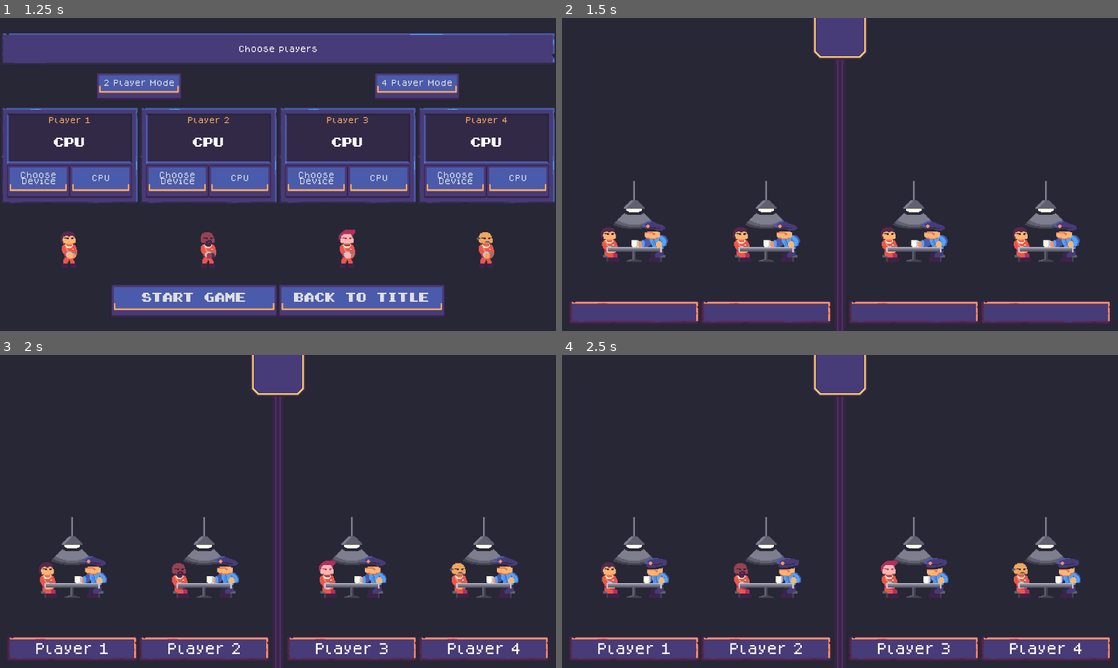
Above: before the commit, frames 1-4 (two rows, left to right).
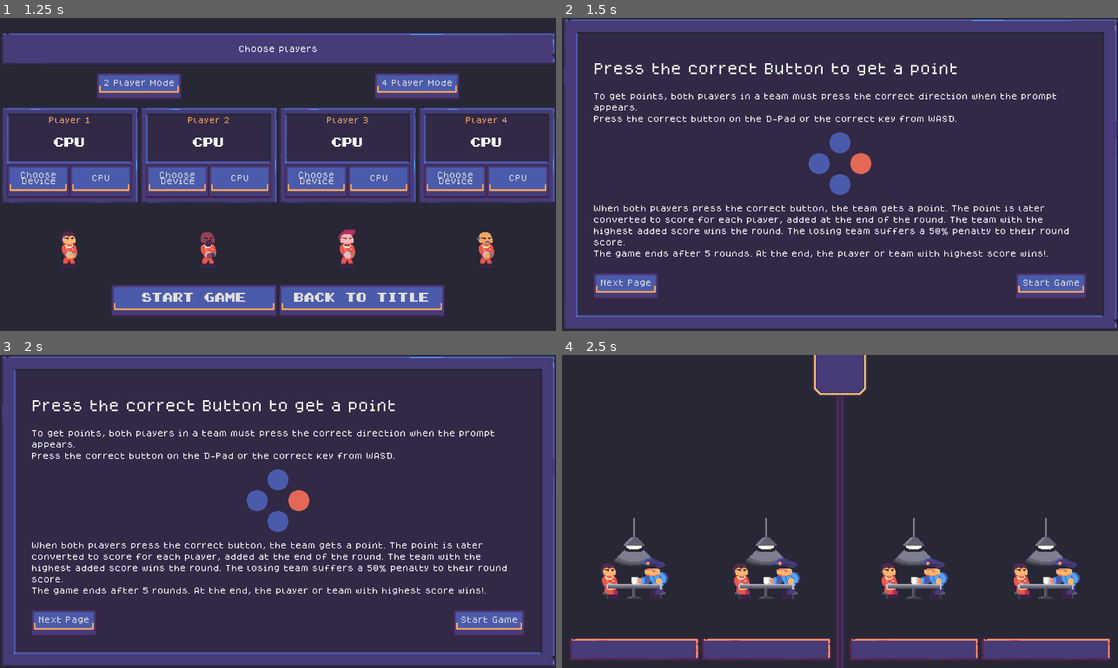
Above: after the commit, the same moments.

Repository: VileOar/js-final-proj
Game: Godot game, scene res://src/main_scenes/main_menu/main_menu.tscn
Same seed, same stepped clock (60 frames per second), same inputs: the game is played once before the commit and once after it.
Inputs (mouse positions are in pixels of both pictures, inside the frame that each line leads up to):
- Up to frame 1 (1.25 s): click "Start Game" at 0.5 s
- Up to frame 2 (1.5 s): click "Start Game" at 1.25 s
- Up to frame 3 (2 s): no input
- Up to frame 4 (2.5 s): click (1051, 624) at 2 s, where only the run after the commit has a clickable "Start Game"

Frame 1 is identical in both runs. In frame 2, 26% of the frame differs, in the area x 0-100%, y 0-100%; in frame 3, 27%; in frame 4, 3.9%.

Commit message:
added instructions

Diff:
--- a/src/autoloads/Global.gd
+++ b/src/autoloads/Global.gd
@@ -80,7 +80,7 @@
 
 func _ready():
 	_audio_player = AudioStreamPlayer.new()
-	_audio_player.volume_db = -30.0
+	_audio_player.volume_db = 0.0
 	add_child(_audio_player)
 
 	randomize() # randomise the global-scope random functions
--- a/src/main_scenes/game/dyad_game/ui/player/animated_answer.gd
+++ b/src/main_scenes/game/dyad_game/ui/player/animated_answer.gd
@@ -18,13 +18,28 @@
 	# decide animation
 	if !Utils.nullcheck(answer): # if no answer is given, display nothing
 		return
-	elif answer.is_correct():
+	else:
+		force_animation(answer.direction(), answer.is_correct(), answer.cooperated())
+
+
+## manually animate a direction
+func force_animation(direction: int, correct: bool, coop: bool) -> void:
+	var anim = "none"
+
+	# default cancel all 4
+	$Left.play(anim)
+	$Right.play(anim)
+	$Up.play(anim)
+	$Down.play(anim)
+
+	# decide animation
+	if correct:
 		anim = "correct"
 	else:
-		anim = "wrong" if answer.cooperated() else "defect"
+		anim = "wrong" if coop else "defect"
 
 	# play the correct direction
-	match answer.direction():
+	match direction:
 		Global.Directions.LEFT:
 			$Left.play(anim)
 		Global.Directions.RIGHT:
--- a/src/main_scenes/game/dyad_game/ui/prompt/animated_prompt.tscn
+++ b/src/main_scenes/game/dyad_game/ui/prompt/animated_prompt.tscn
@@ -10,6 +10,7 @@
 position = Vector2(48, 0)
 sprite_frames = ExtResource("1_6uo1o")
 animation = &"flashing"
+autoplay = "flashing"
 frame_progress = 0.336098
 
 [node name="Other1" type="AnimatedSprite2D" parent="."]
--- /dev/null
+++ b/src/main_scenes/instructions_scene/instructions_scene.gd
@@ -0,0 +1,29 @@
+## scene for the instructions screen presented before the game
+extends Control
+
+
+@export var _game_scene : PackedScene
+
+@onready var _pages: Array = %Pages.get_children()
+@onready var _page_btn: Button = %PageBtn
+
+var _current_page = 0
+
+
+func _ready() -> void:
+	%Answer1.force_animation(Global.Directions.RIGHT, false, true)
+	%Answer2.force_animation(Global.Directions.RIGHT, false, false)
+
+
+func _on_page_btn_pressed() -> void:
+	_current_page = (_current_page + 1) % _pages.size()
+	for page in _pages.size():
+		if page == _current_page:
+			_pages[page].show()
+		else:
+			_pages[page].hide()
+	_page_btn.text = "Next Page" if _current_page == 0 else "Previous Page"
+
+
+func _on_start_btn_pressed() -> void:
+	get_tree().change_scene_to_packed(_game_scene)
--- /dev/null
+++ b/src/main_scenes/instructions_scene/instructions_scene.tscn
@@ -0,0 +1,158 @@
+[gd_scene load_steps=5 format=3 uid="uid://be1joxrc38num"]
+
+[ext_resource type="PackedScene" uid="uid://bxsla0a4rcmlb" path="res://src/main_scenes/game/dyad_game/ui/prompt/animated_prompt.tscn" id="1_ak283"]
+[ext_resource type="Script" path="res://src/main_scenes/instructions_scene/instructions_scene.gd" id="1_dshkp"]
+[ext_resource type="PackedScene" uid="uid://cxeceweo8851j" path="res://src/main_scenes/game/dyad_game/ui/player/animated_answer.tscn" id="2_hci0m"]
+[ext_resource type="PackedScene" uid="uid://db78w4tl40jdb" path="res://src/main_scenes/game/round_game/round_game.tscn" id="2_nwdvv"]
+
+[node name="InstructionsScene" type="Control"]
+layout_mode = 3
+anchors_preset = 15
+anchor_right = 1.0
+anchor_bottom = 1.0
+grow_horizontal = 2
+grow_vertical = 2
+script = ExtResource("1_dshkp")
+_game_scene = ExtResource("2_nwdvv")
+
+[node name="PanelContainer" type="PanelContainer" parent="."]
+layout_mode = 1
+anchors_preset = 15
+anchor_right = 1.0
+anchor_bottom = 1.0
+grow_horizontal = 2
+grow_vertical = 2
+
+[node name="Page1" type="PanelContainer" parent="PanelContainer"]
+layout_mode = 2
+theme_type_variation = &"SimplePanel"
+
+[node name="MarginContainer" type="MarginContainer" parent="PanelContainer/Page1"]
+layout_mode = 2
+theme_override_constants/margin_left = 32
+theme_override_constants/margin_top = 32
+theme_override_constants/margin_right = 32
+theme_override_constants/margin_bottom = 32
+
+[node name="VBoxContainer" type="VBoxContainer" parent="PanelContainer/Page1/MarginContainer"]
+layout_mode = 2
+
+[node name="Pages" type="MarginContainer" parent="PanelContainer/Page1/MarginContainer/VBoxContainer"]
+unique_name_in_owner = true
+layout_mode = 2
+size_flags_vertical = 3
+
+[node name="Page1" type="VBoxContainer" parent="PanelContainer/Page1/MarginContainer/VBoxContainer/Pages"]
+layout_mode = 2
+size_flags_vertical = 3
+theme_override_constants/separation = 16
+alignment = 1
+
+[node name="Label" type="Label" parent="PanelContainer/Page1/MarginContainer/VBoxContainer/Pages/Page1"]
+layout_mode = 2
+theme_type_variation = &"HeaderLarge"
+text = "Press the correct Button to get a point
+
+"
+
+[node name="Label2" type="Label" parent="PanelContainer/Page1/MarginContainer/VBoxContainer/Pages/Page1"]
+layout_mode = 2
+theme_override_constants/line_spacing = 12
+text = "To get points, both players in a team must press the correct direction when the prompt appears.
+Press the correct button on the D-Pad or the correct key from WASD."
+autowrap_mode = 2
+
+[node name="Pivot" type="MarginContainer" parent="PanelContainer/Page1/MarginContainer/VBoxContainer/Pages/Page1"]
+custom_minimum_size = Vector2(160, 160)
+layout_mode = 2
+size_flags_horizontal = 4
+size_flags_vertical = 4
+
+[node name="Control" type="Control" parent="PanelContainer/Page1/MarginContainer/VBoxContainer/Pages/Page1/Pivot"]
+layout_mode = 2
+size_flags_horizontal = 4
+size_flags_vertical = 4
+
+[node name="AnimatedPrompt" parent="PanelContainer/Page1/MarginContainer/VBoxContainer/Pages/Page1/Pivot/Control" instance=ExtResource("1_ak283")]
+
+[node name="Label3" type="Label" parent="PanelContainer/Page1/MarginContainer/VBoxContainer/Pages/Page1"]
+layout_mode = 2
+theme_override_constants/line_spacing = 12
+text = "When both players press the correct button, the team gets a point. The point is later converted to score for each player, added at the end of the round. The team with the highest added score wins the round. The losing team suffers a 50% penalty to their round score.
+The game ends after 5 rounds. At the end, the player or team with highest score wins!."
+autowrap_mode = 2
+
+[node name="Page2" type="VBoxContainer" parent="PanelContainer/Page1/MarginContainer/VBoxContainer/Pages"]
+visible = false
+layout_mode = 2
+theme_override_constants/separation = 16
+alignment = 1
+
+[node name="Label" type="Label" parent="PanelContainer/Page1/MarginContainer/VBoxContainer/Pages/Page2"]
+layout_mode = 2
+theme_type_variation = &"HeaderLarge"
+text = "Don't Trust your Teammate
+
+"
+
+[node name="Label1" type="Label" parent="PanelContainer/Page1/MarginContainer/VBoxContainer/Pages/Page2"]
+layout_mode = 2
+theme_override_constants/line_spacing = 12
+text = "When getting the correct answer, the point usually converts to euql shares for both players. But, by answering with the corresponding Face Button or Arrow Key, a player may defect.
+The resulting score gained from a point by both teammates, will depend on their chosen strategy and the payoffs defined in the payoff matrix.
+Even if both of you get the answer right, your teammate might end up with more score than you, or you may actually lose score!"
+autowrap_mode = 2
+
+[node name="HBoxContainer" type="HBoxContainer" parent="PanelContainer/Page1/MarginContainer/VBoxContainer/Pages/Page2"]
+layout_mode = 2
+
+[node name="Pivot1" type="MarginContainer" parent="PanelContainer/Page1/MarginContainer/VBoxContainer/Pages/Page2/HBoxContainer"]
+custom_minimum_size = Vector2(0, 80)
+layout_mode = 2
+size_flags_horizontal = 3
+
+[node name="Control" type="Control" parent="PanelContainer/Page1/MarginContainer/VBoxContainer/Pages/Page2/HBoxContainer/Pivot1"]
+layout_mode = 2
+size_flags_horizontal = 4
+size_flags_vertical = 4
+
+[node name="Answer1" parent="PanelContainer/Page1/MarginContainer/VBoxContainer/Pages/Page2/HBoxContainer/Pivot1/Control" instance=ExtResource("2_hci0m")]
+unique_name_in_owner = true
+
+[node name="Pivot2" type="MarginContainer" parent="PanelContainer/Page1/MarginContainer/VBoxContainer/Pages/Page2/HBoxContainer"]
+layout_mode = 2
+size_flags_horizontal = 3
+
+[node name="Control" type="Control" parent="PanelContainer/Page1/MarginContainer/VBoxContainer/Pages/Page2/HBoxContainer/Pivot2"]
+layout_mode = 2
+size_flags_horizontal = 4
+size_flags_vertical = 4
+
+[node name="Answer2" parent="PanelContainer/Page1/MarginContainer/VBoxContainer/Pages/Page2/HBoxContainer/Pivot2/Control" instance=ExtResource("2_hci0m")]
+unique_name_in_owner = true
+
+[node name="Label2" type="Label" parent="PanelContainer/Page1/MarginContainer/VBoxContainer/Pages/Page2"]
+layout_mode = 2
+theme_override_constants/line_spacing = 12
+text = "Watch out, though. If you get the answer right, you have nothing to fear, but if you get it wrong, it will reveal whether you cooperated or defected to your teammate.
+Betray at your own risk."
+autowrap_mode = 2
+
+[node name="HBoxContainer" type="HBoxContainer" parent="PanelContainer/Page1/MarginContainer/VBoxContainer"]
+layout_mode = 2
+
+[node name="PageBtn" type="Button" parent="PanelContainer/Page1/MarginContainer/VBoxContainer/HBoxContainer"]
+unique_name_in_owner = true
+layout_mode = 2
+text = "Next Page"
+
+[node name="MarginContainer" type="MarginContainer" parent="PanelContainer/Page1/MarginContainer/VBoxContainer/HBoxContainer"]
+layout_mode = 2
+size_flags_horizontal = 3
+
+[node name="StartBtn" type="Button" parent="PanelContainer/Page1/MarginContainer/VBoxContainer/HBoxContainer"]
+layout_mode = 2
+text = "Start Game"
+
+[connection signal="pressed" from="PanelContainer/Page1/MarginContainer/VBoxContainer/HBoxContainer/PageBtn" to="." method="_on_page_btn_pressed"]
+[connection signal="pressed" from="PanelContainer/Page1/MarginContainer/VBoxContainer/HBoxContainer/StartBtn" to="." method="_on_start_btn_pressed"]
--- a/src/player_select/player_select.tscn
+++ b/src/player_select/player_select.tscn
@@ -1,7 +1,7 @@
 [gd_scene load_steps=6 format=3 uid="uid://co2xh2lmxvpq4"]
 
 [ext_resource type="Script" path="res://src/player_select/player_select_menu.gd" id="1_bjdma"]
-[ext_resource type="PackedScene" uid="uid://db78w4tl40jdb" path="res://src/main_scenes/game/round_game/round_game.tscn" id="2_flqf3"]
+[ext_resource type="PackedScene" uid="uid://be1joxrc38num" path="res://src/main_scenes/instructions_scene/instructions_scene.tscn" id="2_bw8hu"]
 [ext_resource type="PackedScene" uid="uid://d1kkkom2ktphs" path="res://src/player_select/ui/device_selector.tscn" id="2_q5eyk"]
 [ext_resource type="PackedScene" uid="uid://cr1i4ulnsdsu2" path="res://src/main_scenes/main_menu/main_menu.tscn" id="3_8s8c0"]
 [ext_resource type="FontFile" uid="uid://dcb5yob1d6vl4" path="res://assets/fonts/Super_Mario_Bros_2.ttf" id="4_3kf4d"]
@@ -14,7 +14,7 @@
 grow_horizontal = 2
 grow_vertical = 2
 script = ExtResource("1_bjdma")
-_round_scene = ExtResource("2_flqf3")
+_round_scene = ExtResource("2_bw8hu")
 _title_scene = ExtResource("3_8s8c0")
 
 [node name="MarginContainer" type="MarginContainer" parent="."]
